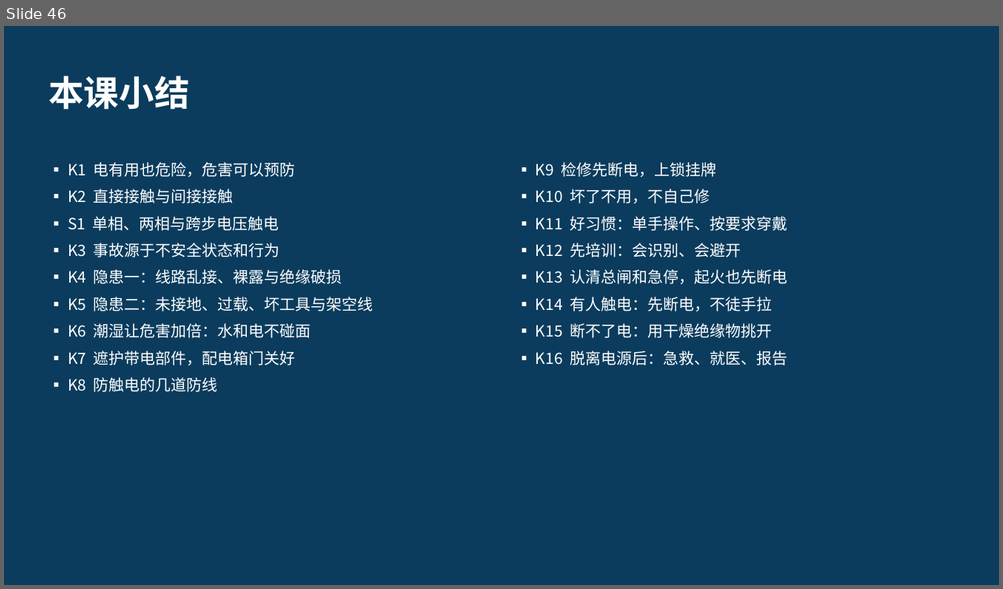
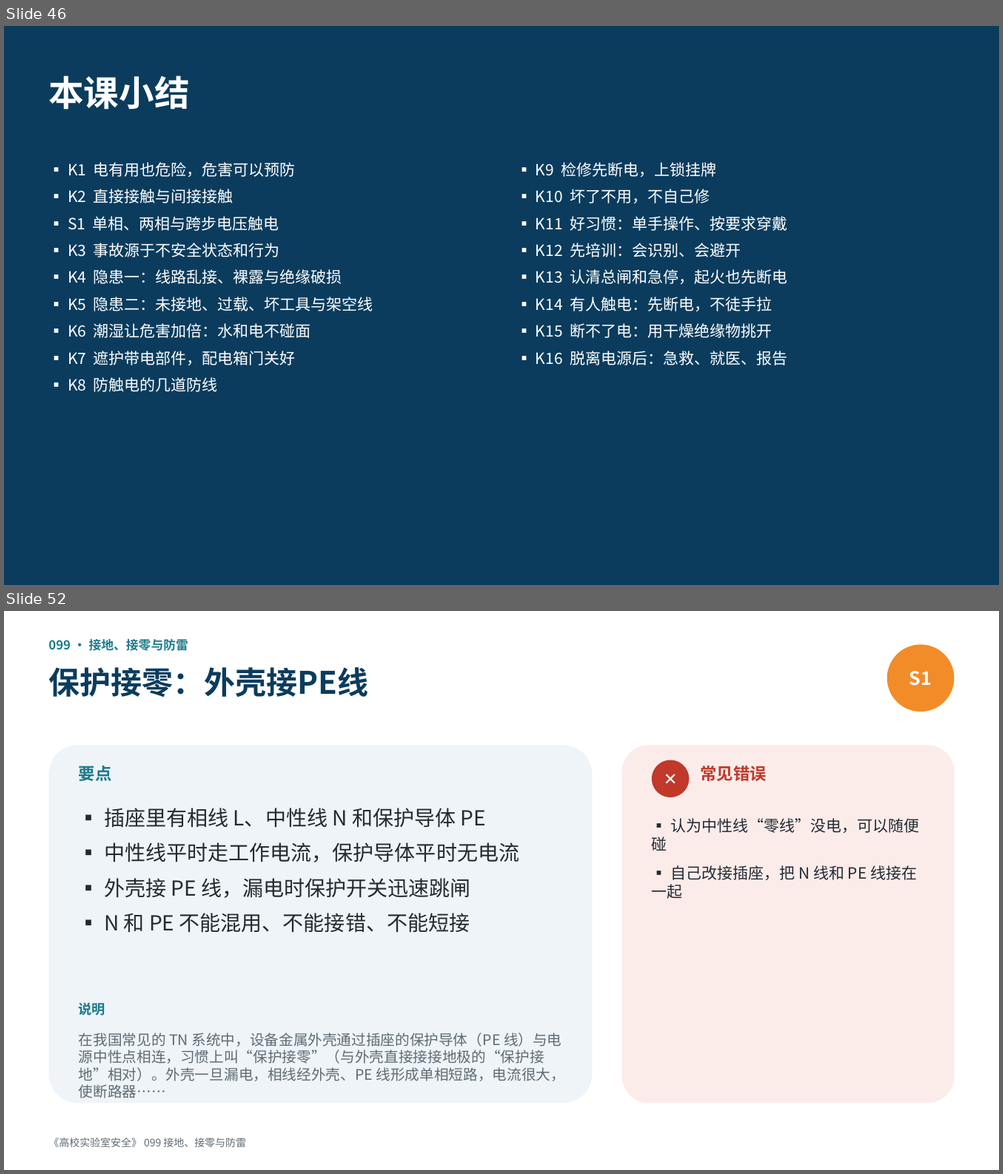
Before and after one commit to hanrongwx-max/videoyoutubo, a slide deck: course/高校实验室安全/课件/第8章_电气安全.pptx. Shown one above the other, each under a label of ours: slide 46 before the commit, slides 46 and 52 after it; the slides between them are not shown. The pictures are 1003x589 and 1003x1174 pixels, drawn with LibreOffice and Linux fonts; fonts in the diff are those of the drawing. Boxes give left, top, right and bottom in pixels: in the first picture for what was removed or moved away, otherwise in the second. Text is boxed around its words. In the diff, an @@ line names an element or a change of style, - is before the commit and + after.

```diff
--- a/course/高校实验室安全/课件/第8章_电气安全.pptx
+++ b/course/高校实验室安全/课件/第8章_电气安全.pptx
@@ slide 52 added at <box>4,611,999,1170</box>, background #FFFFFF @@
@@ text added at <box>48,638,188,651</box>, 12 pt, text #1D7A8C, bold @@
+099 · 接地、接零与防雷
@@ ellipse added at <box>887,644,954,712</box>, fill #F28C28, 18 pt, text #FFFFFF, bold @@
+S1
@@ text added at <box>48,667,368,697</box>, 30 pt, text #0B3C5D, bold @@
+保护接零：外壳接PE线
@@ rounded rectangle added at <box>48,745,592,1103</box>, fill #EEF4F7 @@
@@ text added at <box>79,766,112,781</box>, 16 pt, text #1D7A8C, bold @@
+要点
@@ rounded rectangle added at <box>622,745,954,1103</box>, fill #FBECEA @@
@@ ellipse added at <box>652,760,689,797</box>, fill #C0392B, 16 pt, text #FFFFFF, bold @@
+✕
@@ text added at <box>700,766,765,781</box>, 16 pt, text #C0392B, bold @@
+常见错误
@@ text added at <box>104,808,519,933</box>, 20 pt, text #222B33 @@
+▪ 插座里有相线 L、中性线 N 和保护导体 PE
+▪ 中性线平时走工作电流，保护导体平时无电流
+▪ 外壳接 PE 线，漏电时保护开关迅速跳闸
+▪ N 和 PE 不能混用、不能接错、不能短接
@@ text added at <box>652,818,919,899</box>, 15 pt, text #222B33 @@
+▪ 认为中性线“零线”没电，可以随便碰
+▪ 自己改接插座，把 N 线和 PE 线接在一起
@@ text added at <box>79,1003,105,1016</box>, 13 pt, text #1D7A8C, bold @@
+说明
@@ text added at <box>79,1033,565,1082</box>, 14 pt, text #5F6B75 @@
+在我国常见的 TN 系统中，设备金属外壳通过插座的保护导体（PE 线）与电源中性点相连，习惯上叫“保护接零”（与外壳直接接接地极的“保护接地”相对）。外壳一旦漏电，相线经外壳、PE 线形成单相短路，电流很大，使断路器……
@@ text added at <box>48,1138,246,1147</box>, 10 pt, text #5F6B75 @@
+《高校实验室安全》 099 接地、接零与防雷
```
Also in this commit, not shown: 21 other slides added, 2 other files.
